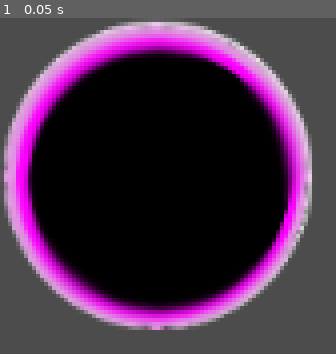
Above: before the commit, frame 1.
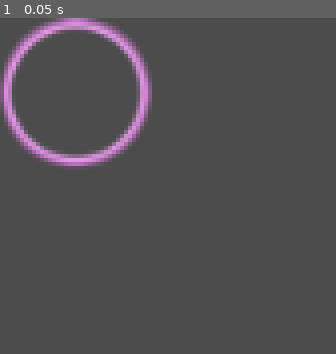
Above: after the commit, the same moment.

Repository: mdructor/beat_hacker
Game: Godot game, scene res://Assets/Scenes/SampleButton.tscn
Same seed, same stepped clock (60 frames per second), same inputs: the game is played once before the commit and once after it. This scene is started directly instead of the project's main scene.
Inputs:
- Up to frame 1 (0.05 s): no input

The runs differ from the first frame. In frame 1, 70% of the frame differs, in the area x 0-93%, y 0-93%.

Commit message:
Add work to SampleButton

Diff:
--- a/Assets/Fonts/oswald24.tres
+++ b/Assets/Fonts/oswald24.tres
@@ -4,5 +4,5 @@
 
 [resource]
 resource_name = "Oswald24"
-size = 20
+size = 12
 font_data = ExtResource( 1 )
--- a/Assets/Scenes/SampleButton.tscn
+++ b/Assets/Scenes/SampleButton.tscn
@@ -1,13 +1,13 @@
 [gd_scene load_steps=4 format=2]
 
-[ext_resource path="res://Assets/mason_circle.png" type="Texture" id=1]
+[ext_resource path="res://Assets/Images/pink_circle.png" type="Texture" id=1]
 [ext_resource path="res://Assets/Fonts/oswald24.tres" type="DynamicFont" id=2]
 [ext_resource path="res://Assets/Scripts/SampleButton.gd" type="Script" id=3]
 
-
 [node name="SampleButton" type="TextureButton"]
-margin_right = 40.0
-margin_bottom = 40.0
+margin_right = 50.0
+margin_bottom = 50.0
+action_mode = 0
 texture_normal = ExtResource( 1 )
 script = ExtResource( 3 )
 __meta__ = {
@@ -15,13 +15,12 @@
 }
 
 [node name="SampleName" type="Label" parent="."]
-margin_left = 14.0
-margin_top = 16.0
-margin_right = 90.0
-margin_bottom = 86.0
+margin_right = 50.0
+margin_bottom = 50.0
 custom_fonts/font = ExtResource( 2 )
 align = 1
 valign = 1
 __meta__ = {
 "_edit_use_anchors_": false
 }
+[connection signal="pressed" from="." to="." method="_on_SampleButton_pressed"]
--- a/Assets/Scripts/SampleButton.gd
+++ b/Assets/Scripts/SampleButton.gd
@@ -6,14 +6,19 @@
 
 # Called when the node enters the scene tree for the first time.
 func _ready():
-	pass # Replace with function body.
+	pass
 
-
-# Called every frame. 'delta' is the elapsed time since the previous frame.
-#func _process(delta):
-#	pass
 
 func initialize(buttonText, sampleName, samplePack = ""):
 	_buttonText = buttonText
 	_sampleName = sampleName
 	_samplePack = samplePack
+	find_node("SampleName").text = _buttonText
+
+
+func _on_SampleButton_pressed():
+	var player = find_parent("SamplePlayer")
+	if _samplePack != "":
+		player = player.find_child(_samplePack)
+	player = player.find_child(_sampleName)
+	player.play()
